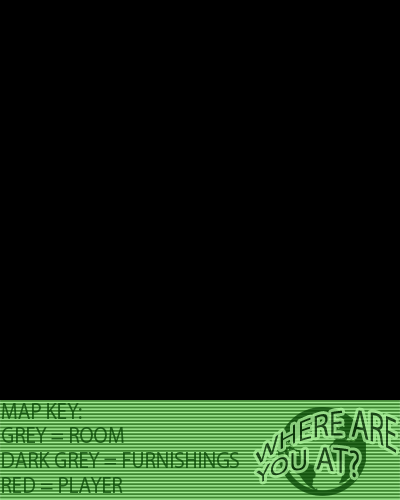
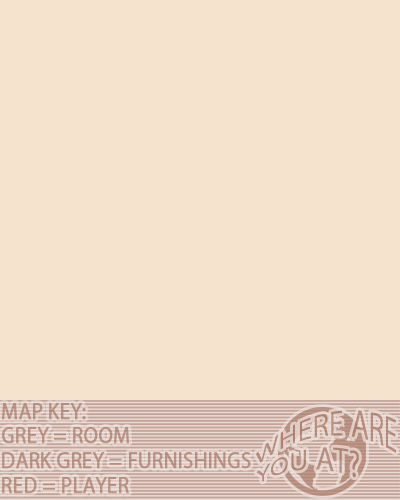
Layers edited between the first and the second 400 x 500 image:
added layer "location-alt-512 copy" above "location-alt-512" over [0, 0, 400, 500]
painted on "GREY = ROOM DARK GREY = FURNISHINGS RED = PLAYER" over [2, 427, 251, 494]
painted on "MAP KEY:" over [2, 403, 86, 420]
